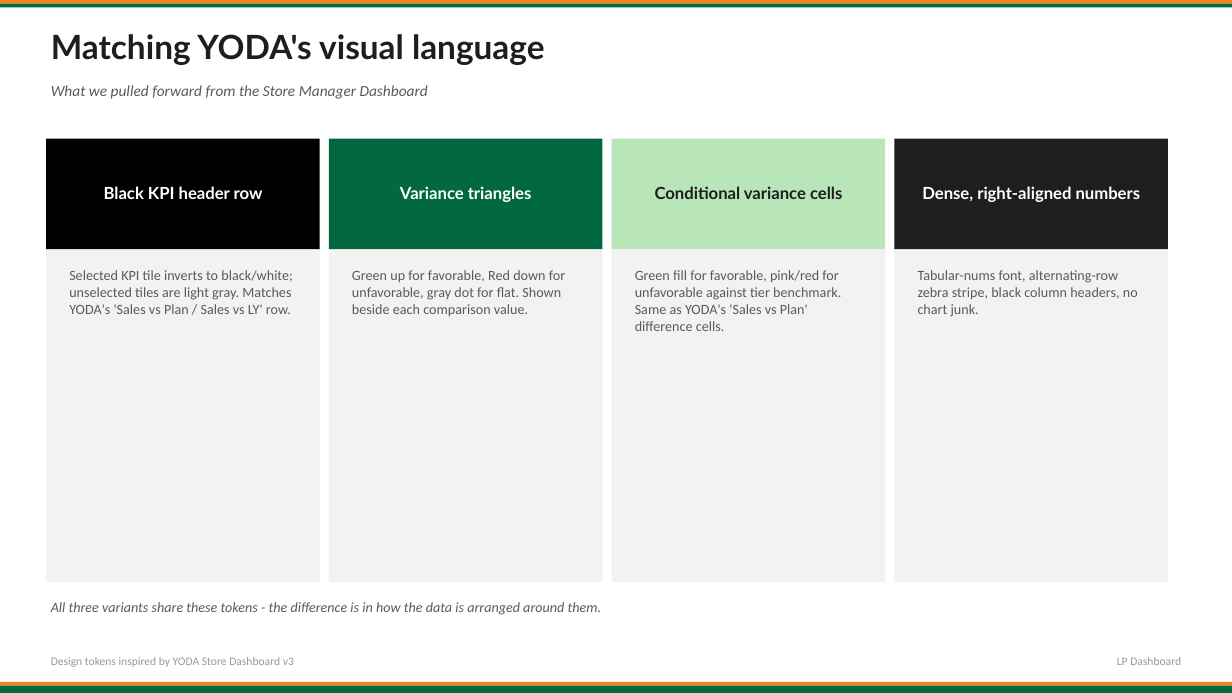
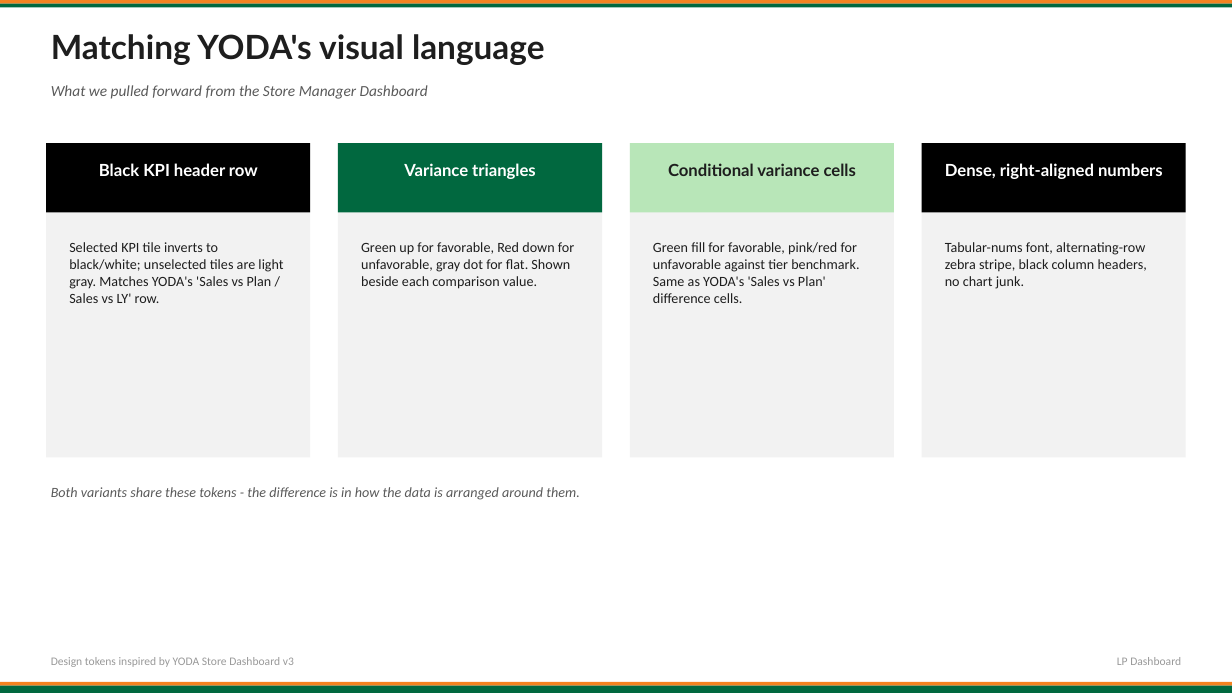
Before and after one commit to scottaubuchon/aubuchon-it-command-center, a slide deck: slide 3 of public/lab/lp-dashboard/LP_Dashboard_Design_Concepts.pptx. Drawn at 1232x693 pixels with LibreOffice and Linux fonts; fonts in the diff are those of the drawing. Boxes give left, top, right and bottom in pixels: in the first picture for what was removed or moved away, otherwise in the second. Text is boxed around its words. In the diff, an @@ line names an element or a change of style, - is before the commit and + after.

Commit message:
feat: update LP PPTX to show only Leaderboard + Per-Store variants

```diff
--- a/public/lab/lp-dashboard/LP_Dashboard_Design_Concepts.pptx
+++ b/public/lab/lp-dashboard/LP_Dashboard_Design_Concepts.pptx
@@ rectangle: place and size @@
-rectangle at [46, 139, 320, 250]
+rectangle at [46, 143, 311, 213]
@@ rectangle: place and size @@
-rectangle at [46, 250, 320, 582]
+rectangle at [46, 143, 311, 457]
@@ rectangle: place and size @@
-rectangle at [329, 139, 603, 250]
+rectangle at [338, 143, 603, 213]
@@ rectangle: place and size @@
-rectangle at [329, 250, 603, 582]
+rectangle at [338, 143, 603, 457]
@@ rectangle: place and size @@
-rectangle at [612, 139, 885, 250]
+rectangle at [630, 143, 895, 213]
@@ rectangle: place and size @@
-rectangle at [612, 250, 885, 582]
+rectangle at [630, 143, 895, 457]
@@ rectangle: place and size @@
-rectangle at [895, 139, 1168, 250]
+rectangle at [921, 143, 1186, 457]
@@ rectangle at [921, 143, 1186, 457]: fill #1E1E1E to #F2F2F2 @@
@@ rectangle added at [921, 143, 1186, 213], fill #000000 @@
@@ text "Black KPI header row": place and size @@
-text "Black KPI header row" at [104, 186, 263, 199]
+text "Black KPI header row" at [99, 163, 258, 176]
@@ text "Variance triangles": place and size @@
-text "Variance triangles" at [400, 186, 532, 202]
+text "Variance triangles" at [404, 163, 536, 179]
@@ text "Conditional variance cells": place and size @@
-text "Conditional variance cells" at [655, 186, 842, 199]
+text "Conditional variance cells" at [668, 163, 856, 176]
@@ text "Dense, right-aligned numbers": place and size @@
-text "Dense, right-aligned numbers" at [922, 186, 1141, 202]
+text "Dense, right-aligned numbers" at [945, 163, 1163, 179]
@@ text "Selected KPI tile inverts to ...": place and size @@
-text "Selected KPI tile inverts to ..." at [69, 270, 292, 314]
+text "Selected KPI tile inverts to ..." at [69, 242, 283, 303]
@@ text "Green up for favorable, Red ...": place and size @@
-text "Green up for favorable, Red ..." at [352, 270, 565, 316]
+text "Green up for favorable, Red ..." at [361, 242, 574, 289]
@@ text "Green fill for favorable, pink/red ...": place and size @@
-text "Green fill for favorable, pink/red ..." at [635, 270, 841, 331]
+text "Green fill for favorable, pink/red ..." at [653, 242, 859, 303]
@@ text colour #5A5A5A to #1E1E1E in 4 elements at [69, 242, 283, 303], [361, 242, 574, 289], [653, 242, 859, 303], [945, 242, 1147, 289] @@
@@ text "Tabular-nums font, alternating-row zebra stripe, ...": place and size @@
-text "Tabular-nums font, alternating-row zebra stripe, ..." at [918, 270, 1138, 317]
+text "Tabular-nums font, alternating-row zebra stripe, ..." at [945, 242, 1147, 289]
@@ rectangle removed at [895, 250, 1168, 582] @@
@@ text at [51, 487, 579, 500]: text changed @@
-All three variants share these tokens - the difference is in how the data is arranged around them.
+Both variants share these tokens - the difference is in how the data is arranged around them.
```
Also in this commit, not shown: 4 other slides changed, 2 slides added, 3 slides removed.
